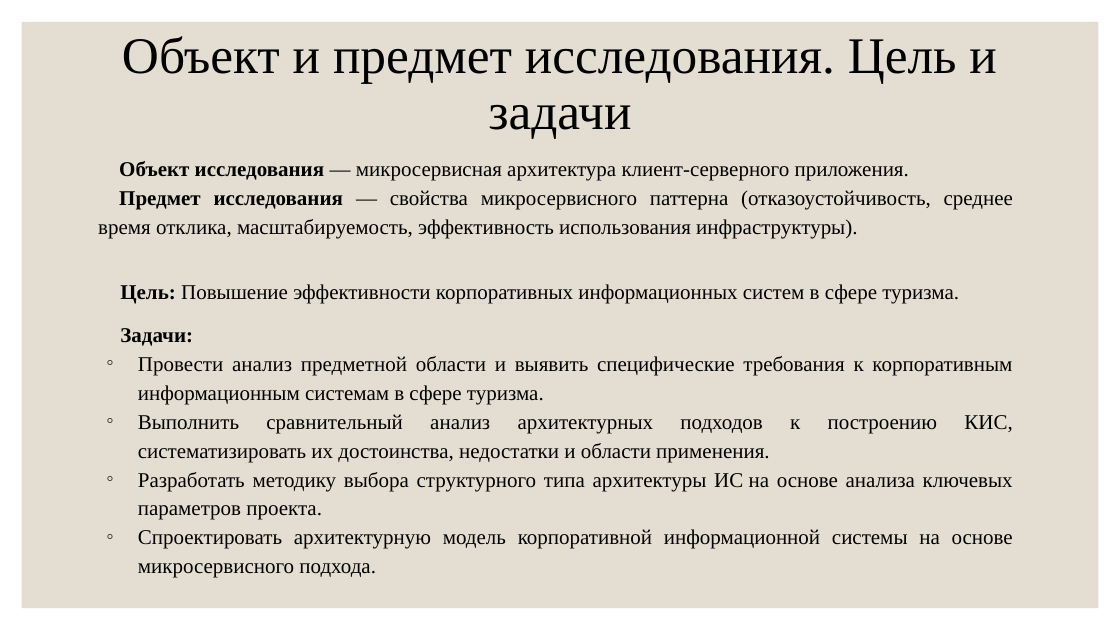
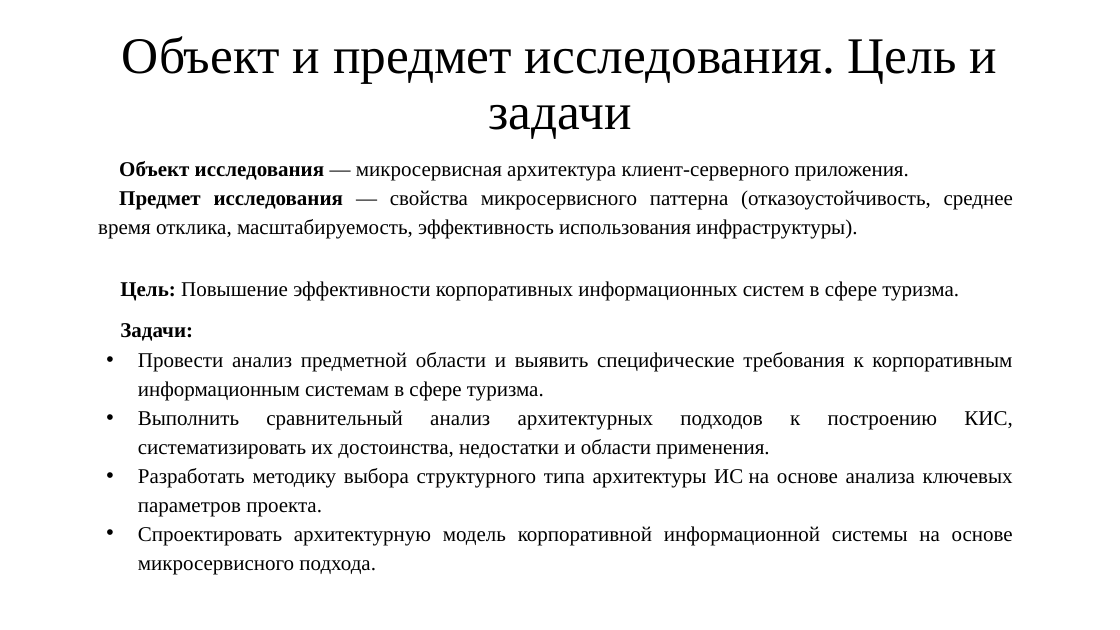
Before and after one commit to RAdKuzur/ASU, a slide deck: slide 6 of Магистерская/Предзащита(после Синельщикова).pptx. Drawn at 1120x630 pixels with LibreOffice and Linux fonts; fonts in the diff are those of the drawing. Boxes give left, top, right and bottom in pixels: in the first picture for what was removed or moved away, otherwise in the second. Text is boxed around its words. In the diff, an @@ line names an element or a change of style, - is before the commit and + after.

```diff
--- a/Магистерская/Предзащита(после Синельщикова).pptx
+++ b/Магистерская/Предзащита(после Синельщикова).pptx
@@ rectangle removed at [22,22,1099,608] @@
@@ text "Цель: Повышение эффективности корпоративных информационных ..." at [120,281,1013,574]: line spacing 1 to 0.9; more space between paragraphs; bullet ◦ to • @@
```
Also in this commit, not shown: 7 other slides changed.
